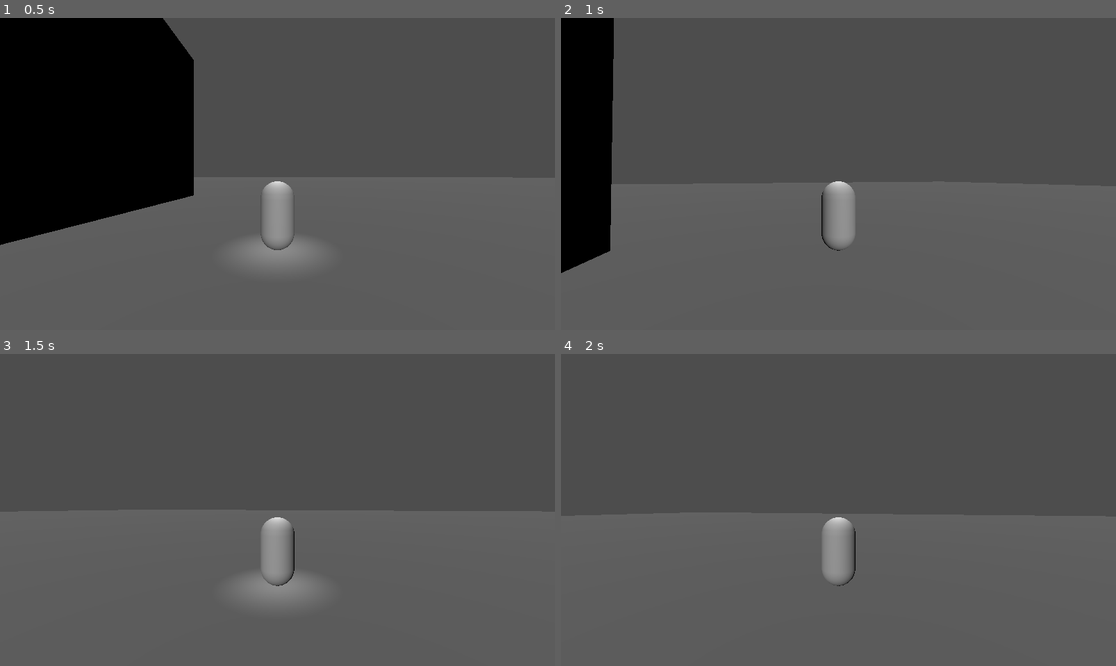
Above: before the commit, frames 1-4 (two rows, left to right).
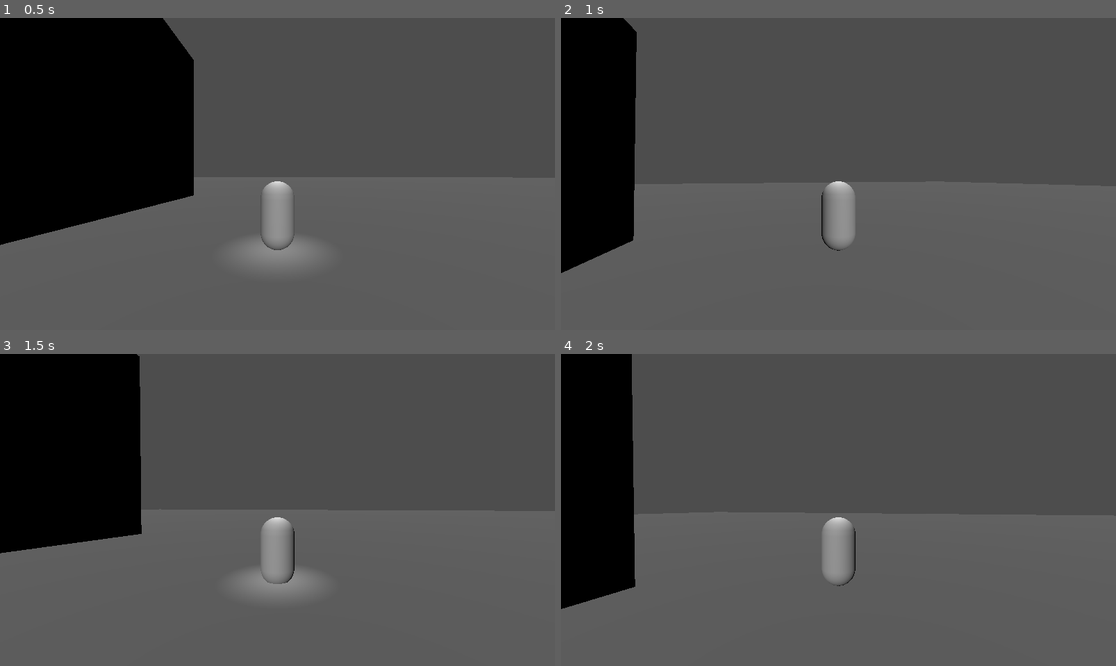
Above: after the commit, the same moments.

Repository: jackmenty/2025-Game
Game: Godot game, scene res://Scenes/Test_level.tscn
Two runs of this game, one before a commit and one after it. Both use one fixed random seed, a clock stepped at 60 frames per second and the inputs below.
Inputs (mouse positions are in pixels of both pictures, inside the frame that each line leads up to):
- Up to frame 1 (0.5 s): no input
- Up to frame 2 (1 s): move the mouse to (866, 174) at 0.52 s; hold W (move_forward) from 0.53 s (still down); tap Space (jump) at 0.77 s
- Up to frame 3 (1.5 s): keep holding W (move_forward); move the mouse to (249, 510) at 1.27 s
- Up to frame 4 (2 s): keep holding W (move_forward); tap Space (jump) at 1.52 s

Frame 1 is identical in both runs. In frame 2, 3.0% of the frame differs, in the area x 1-14%, y 0-82%; in frame 3, 15%, in the area x 0-52%, y 0-75%; in frame 4, 10%.

Commit message:
FIX THE MOVEMENT PLEASE

Diff:
--- a/Scripts/Character.gd
+++ b/Scripts/Character.gd
@@ -1,8 +1,8 @@
 extends CharacterBody3D
 
 
-const SPEED = 2
-const MAX_SPEED = 20
+const SPEED = 1
+const MAX_SPEED = 10
 const JUMP_VELOCITY = 13.5
 const ACCELERATION = .5
 const DECELERATION = 20
@@ -22,19 +22,19 @@
 	# Get the input direction and handle the movement/deceleration.
 	# As good practice, you should replace UI actions with custom gameplay actions.
 	var input_dir := Input.get_vector("move_left", "move_right", "move_forward", "move_back")
-	var direction: Vector3 = (springarm.transform.basis * Vector3(input_dir.x, 0, input_dir.y)).normalized()
+	var direction = (springarm.transform.basis * Vector3(input_dir.x, 0, input_dir.y)).normalized()
 	var corrected_dir = Vector3(direction.x, 0, direction.z).normalized()
 	if corrected_dir:
-		#print(corrected_dir)
-		velocity.x += corrected_dir.x * SPEED * ACCELERATION
-		velocity.z += corrected_dir.z * SPEED * ACCELERATION
+		print(corrected_dir)
+		velocity.x += corrected_dir.x * SPEED
+		velocity.z += corrected_dir.z * SPEED
 		if (abs(velocity.x) >= MAX_SPEED):
 			velocity.x = MAX_SPEED * corrected_dir.x
 		if (abs(velocity.z) >= MAX_SPEED):
 			velocity.z = MAX_SPEED * corrected_dir.z
 	else:
-		velocity.x -= velocity.x * delta * DECELERATION
-		velocity.z -= velocity.z * delta * DECELERATION
+		velocity.x = velocity.x * delta * DECELERATION
+		velocity.z = velocity.z * delta * DECELERATION
 	print(velocity.x, " ",  velocity.z)
 	if Input.is_action_just_pressed("ui_cancel"):
 		Input.set_mouse_mode(Input.MOUSE_MODE_VISIBLE)
